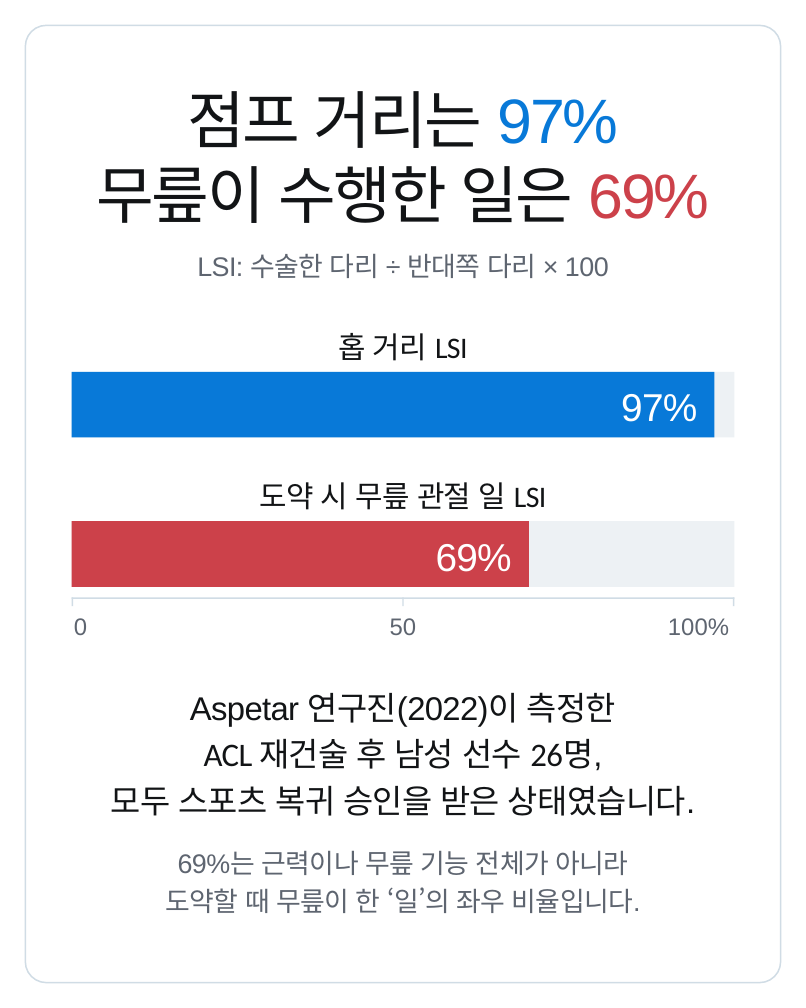
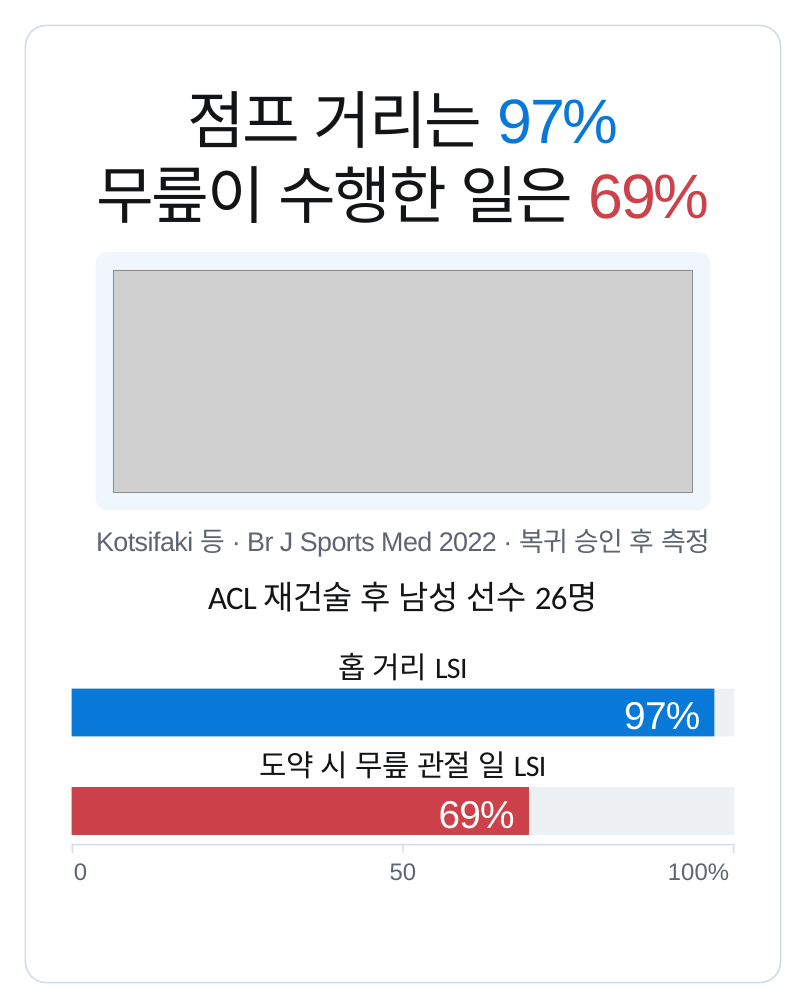
Before and after one commit to js920915-cyber/New-box, a slide deck: slide 2 of content/acl-hop-distance-knee-work/adobe-express/acl-hop-distance-knee-work-express.pptx. Drawn at 806x1008 pixels with LibreOffice and Linux fonts; fonts in the diff are those of the drawing; grey boxes stand for pictures. Boxes give left, top, right and bottom in pixels: in the first picture for what was removed or moved away, otherwise in the second. Text is boxed around its words. In the diff, an @@ line names an element or a change of style, - is before the commit and + after.

```diff
--- a/content/acl-hop-distance-knee-work/adobe-express/acl-hop-distance-knee-work-express.pptx
+++ b/content/acl-hop-distance-knee-work/adobe-express/acl-hop-distance-knee-work-express.pptx
@@ rounded rectangle added at <box>95,252,710,510</box>, fill #F0F7FC @@
@@ text removed at <box>197,254,609,278</box> @@
-LSI: 수술한 다리 ÷ 반대쪽 다리 × 100
@@ picture added at <box>113,270,692,492</box> @@
@@ text added at <box>96,528,710,556</box>, 27 pt, text #5E6570 @@
+Kotsifaki 등 · Br J Sports Med 2022 · 복귀 승인 후 측정
@@ text at <box>208,581,598,612</box>: text changed @@
-ACL 재건술 후 남성 선수 26명,
+ACL 재건술 후 남성 선수 26명
@@ text "홉 거리 LSI": place and size @@
-text "홉 거리 LSI" at <box>338,333,468,361</box>
+text "홉 거리 LSI" at <box>338,653,468,681</box>
@@ rectangle: place and size @@
-rectangle at <box>72,521,734,587</box>
+rectangle at <box>72,689,734,737</box>
@@ rectangle: place and size @@
-rectangle at <box>72,372,714,438</box>
+rectangle at <box>72,689,714,737</box>
@@ text removed at <box>190,692,616,727</box> @@
-Aspetar 연구진(2022)이 측정한
@@ text "97%": place and size @@
-text "97%" at <box>621,394,697,422</box>
+text "97%" at <box>624,702,700,730</box>
@@ text "도약 시 무릎 관절 일 ...": place and size @@
-text "도약 시 무릎 관절 일 ..." at <box>259,482,547,510</box>
+text "도약 시 무릎 관절 일 ..." at <box>259,751,547,779</box>
@@ rectangle: place and size @@
-rectangle at <box>72,372,734,438</box>
+rectangle at <box>72,787,734,835</box>
@@ rectangle: place and size @@
-rectangle at <box>72,521,529,587</box>
+rectangle at <box>72,787,529,835</box>
@@ text removed at <box>111,786,695,816</box> @@
-모두 스포츠 복귀 승인을 받은 상태였습니다.
@@ text "69%": place and size @@
-text "69%" at <box>436,544,512,572</box>
+text "69%" at <box>439,801,515,829</box>
@@ 4 rectangles, 3 texts: place and size @@
-4 rectangles, 3 texts at <box>72,597,734,635</box>
+4 rectangles, 3 texts at <box>72,843,734,880</box>
@@ text removed at <box>178,851,629,875</box> @@
-69%는 근력이나 무릎 기능 전체가 아니라
@@ text removed at <box>166,887,641,913</box> @@
-도약할 때 무릎이 한 ‘일’의 좌우 비율입니다.
```
Also in this commit, not shown: 4 other slides changed, 53 other files.
